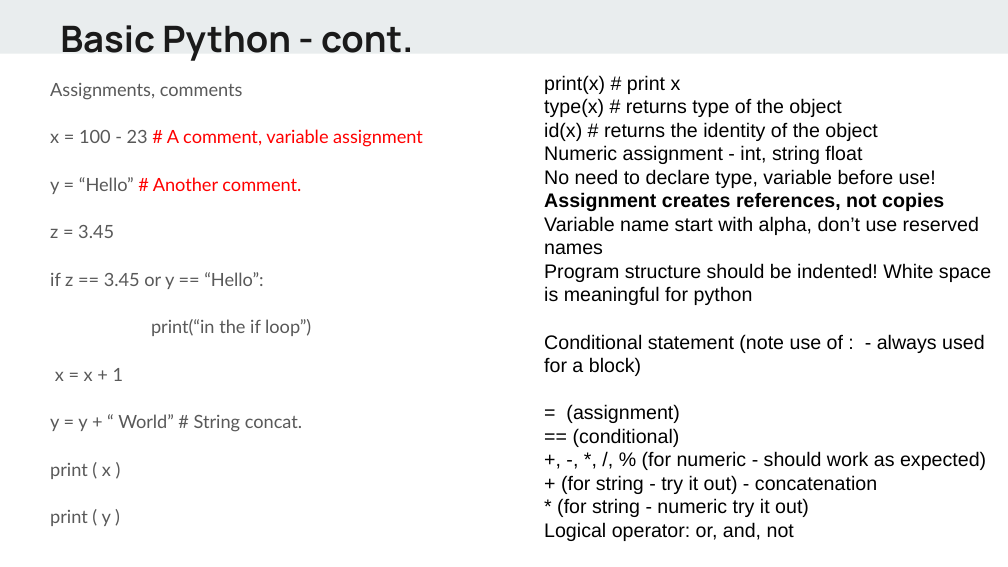
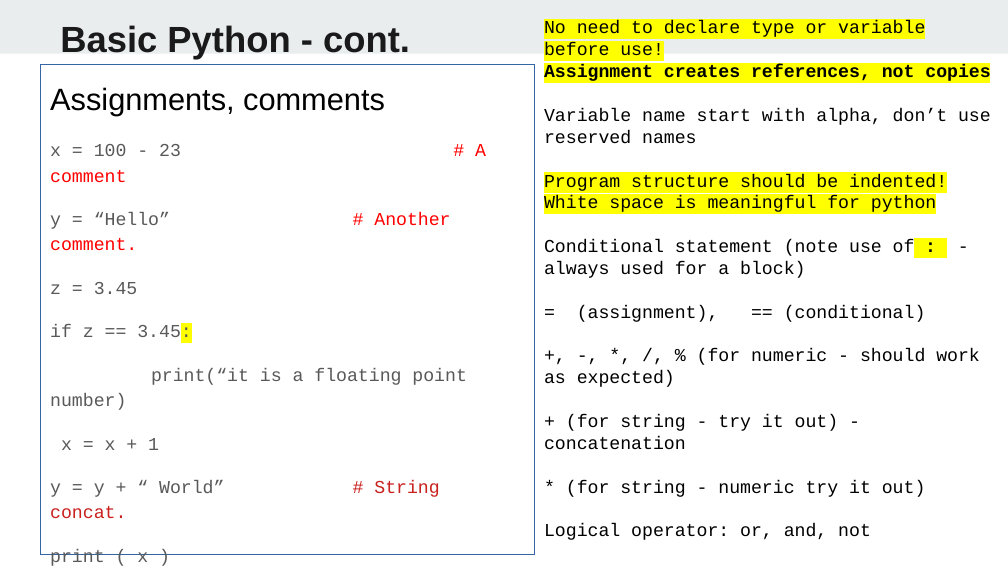
Before and after one commit to alif0/hello_world, a slide deck: slide 15 of lectures/Python - day1.pptx (slide 13 before the commit). Drawn at 1008x567 pixels with LibreOffice and Linux fonts; fonts in the diff are those of the drawing. Boxes give left, top, right and bottom in pixels: in the first picture for what was removed or moved away, otherwise in the second. Text is boxed around its words. In the diff, an @@ line names an element or a change of style, - is before the commit and + after.

```diff
--- a/lectures/Python - day1.pptx
+++ b/lectures/Python - day1.pptx
@@ text "Basic Python - cont." at [60,25,410,59]: font Manrope to Arial @@
@@ text "No need to declare type ...": place and size @@
-text "No need to declare type ..." at [544,75,991,517]
+text "No need to declare type ..." at [544,21,991,497]
@@ text at [544,21,925,62]: text changed; size 14 to 13 pt; font Arial to Courier New @@
-print(x) # print x
-type(x) # returns type of the object
-id(x) # returns the identity of the object
-Numeric assignment - int, string float
-No need to declare type, variable before use!
+No need to declare type or variable before use!
@@ rectangle "Assignments, comments": place and size @@
-rectangle "Assignments, comments" at [50,83,423,526]
+rectangle "Assignments, comments" at [40,65,534,554]
@@ rectangle "Assignments, comments" at [40,65,534,554]: outline none to #3465A4 0.75 pt @@
@@ text in rectangle at [50,87,450,566]: size 13 to 22 pt, font Lato to Arial, text colour #595959 to #000000 in "Assignments, comments"; font Lato to Courier New in "y = “Hello” # Another comment.", "z = 3.45", "x = x + 1", "y = y + “ World” # ..." and 2 more places; text colour #595959 to #C9211E in "# String concat."; less space between paragraphs @@
@@ text at [544,65,991,497]: size 14 to 13 pt, font Arial to Courier New in "Assignment creates references, not copies", "Variable name start with alpha, don’t use ...", "Program structure should be indented! White space ...", "Conditional statement (note use of : - ..." and 4 more places; highlight none to #FFFF00 in "Assignment creates references, not copies", "Program structure should be indented! White space ...", ":"; bold on in ":" @@
@@ text in rectangle at [50,144,181,182]: text changed; font Lato to Courier New @@
-x = 100 - 23 # A comment, variable assignment
+x = 100 - 23 # A comment
@@ text in rectangle at [50,325,467,410]: text changed; font Lato to Courier New @@
-if z == 3.45 or y == “Hello”:
-print(“in the if loop”)
+if z == 3.45:
+print(“it is a floating point number)
@@ text at [577,305,926,322]: text changed; size 14 to 13 pt; font Arial to Courier New @@
-= (assignment)
-== (conditional)
+= (assignment), == (conditional)
```
Also in this commit, not shown: 11 other slides changed, 8 slides added, 11 slides removed.
